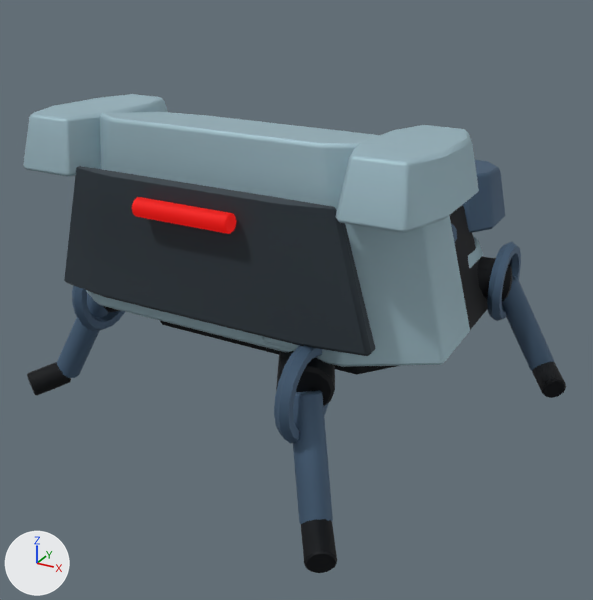
One commit to the FBX model Assets/_Game/Content/Chapter01Production/Models/Warden_V1.fbx: the scene before it, then after it.
Camera for both pictures: a 50 mm lens placed at (1.58, -2.97, 1.87), pointed at (0.04, -0.17, 0.47). Arrows for +X, +Y and +Z are at lower left; the lights stay in place. The first picture is the older version. Objects named as collision shapes, trigger or cutter boxes, shadow casters or lower levels of detail are left out.

Names of what the first picture shows: 'Warden_V1_LOD0'.
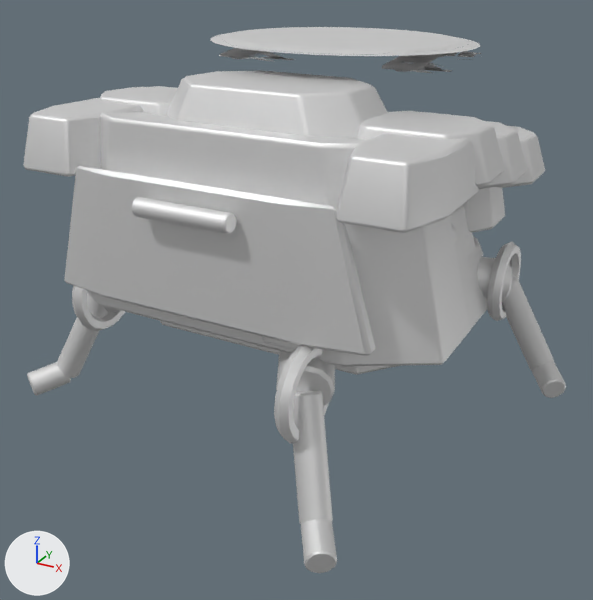
Location of each change, (x1, y1, x2, y2) in pixels of the pictures (593 x 600 px):
'Warden_V1_LOD0', reshaped (14% taller): before (23, 94, 566, 573); after (23, 27, 566, 573)
part 1 of me_cylinder_037, added: after (99, 86, 178, 116)
part 2 of me_cylinder_037, added: after (358, 111, 505, 187)
part 3 of me_cylinder_037, added: after (478, 121, 527, 189)
part 4 of me_cylinder_037, added: after (498, 126, 545, 188)
part 5 of me_cylinder_037, added: after (167, 70, 388, 138)
part 6 of me_cylinder_037, added: after (210, 27, 481, 73)
part 7 of me_cylinder_037, recoloured (lighter): (23, 98, 566, 573) in both

What the commit changed:
Material 'VR3_WornIndustrialAtlas' (mat_vr3_wornindustrialatlas) is new.
Its base color is (0.8, 0.8, 0.8) (white #e7e7e7).
Its metallic is 0.68.
Its roughness is 0.59.
me_cylinder_037 is used by ob_warden_v1_lod0; location (0.0, 0.0, 0.0).
me_cylinder_037 had 1988 vertices, 3840 faces and spanned x -1.09..1.09, y -1.12..1.0, z -0.03..1.29.
me_cylinder_037 now has 3482 vertices, 6198 faces and spans x -1.09..1.09, y -1.12..1.0, z -0.03..1.5.
me_cylinder_037 part 1: the loose piece of 48 vertices spanning x -0.69..-0.25, y 0.31..0.73, z 0.71..0.96 is copied, and the copy is scaled about its middle by (1.25, 1.07, 0.719), then moved by (-0.11, -0.74, 0.37), in mat_vr3_wornindustrialatlas (white #e7e7e7); it spans x -0.86..-0.3, y -0.44..0.0, z 1.12..1.3.
me_cylinder_037 part 2: the loose piece of 48 vertices spanning x 0.25..0.69, y 0.31..0.73, z 0.71..0.96 is copied, and the copy is scaled about its middle by (1.25, 1.07, 0.719), then moved by (0.11, -0.74, 0.37), in mat_vr3_wornindustrialatlas (white #e7e7e7); it spans x 0.3..0.86, y -0.44..0.0, z 1.12..1.3.
me_cylinder_037 part 3: the loose piece of 48 vertices spanning x 0.25..0.69, y 0.31..0.73, z 0.71..0.96 is copied, and the copy is scaled about its middle by (1.25, 1.07, 0.719), then moved by (0.11, -0.4, 0.29), in mat_vr3_wornindustrialatlas (white #e7e7e7); it spans x 0.3..0.86, y -0.1..0.34, z 1.03..1.22.
me_cylinder_037 part 4: the loose piece of 48 vertices spanning x 0.25..0.69, y 0.31..0.73, z 0.71..0.96 is copied, and the copy is scaled about its middle by (1.25, 1.07, 0.719), then moved by (0.11, -0.06, 0.21), in mat_vr3_wornindustrialatlas (white #e7e7e7); it spans x 0.3..0.86, y 0.24..0.68, z 0.95..1.14.
me_cylinder_037 part 5: the loose piece of 48 vertices spanning x -0.72..0.72, y -0.46..0.7, z 0.36..0.87 is copied, and the copy is scaled about its middle by (0.601, 0.462, 0.287), then moved by (0.0, -0.37, 0.7), in mat_vr3_wornindustrialatlas (white #e7e7e7); it spans x -0.43..0.43, y -0.52..0.02, z 1.24..1.4.
me_cylinder_037 part 6: 1158 vertices added at x -0.68..0.68, y -0.56..0.77, z 0.99..1.5.
me_cylinder_037 part 7: 3840 faces spanning x -1.09..1.09, y -1.12..1.0, z -0.03..1.29 switch from mat_slice_industrialatlas to mat_vr3_wornindustrialatlas (white #e7e7e7).
Other edits to the shape of me_cylinder_037 do not show in these pictures.
